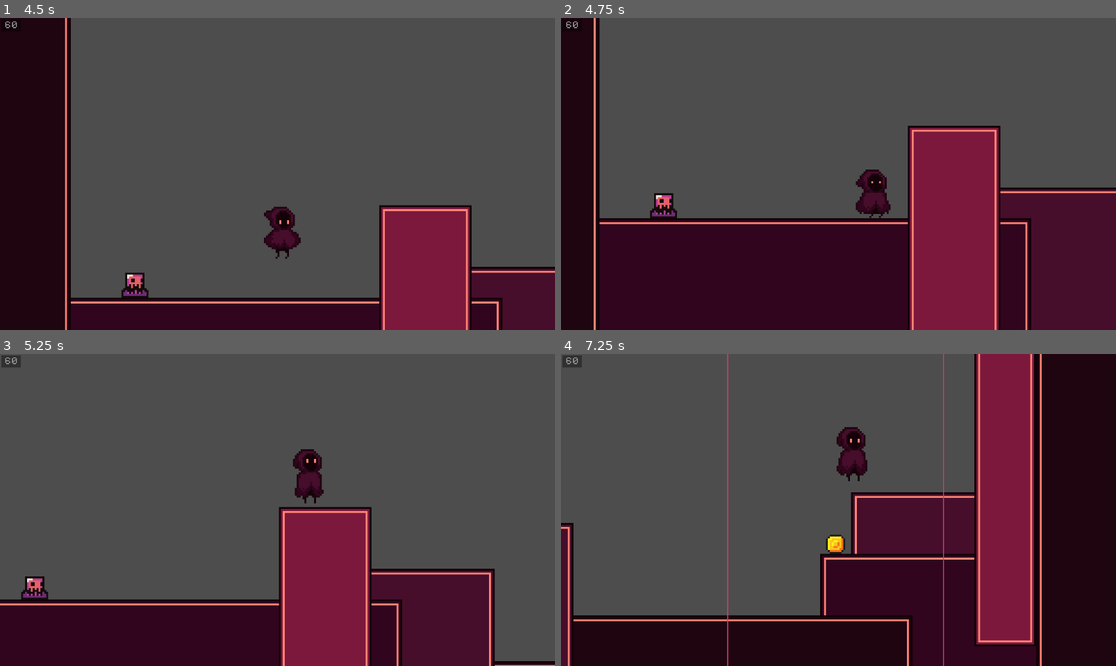
Above: before the commit, frames 1-4 (two rows, left to right).
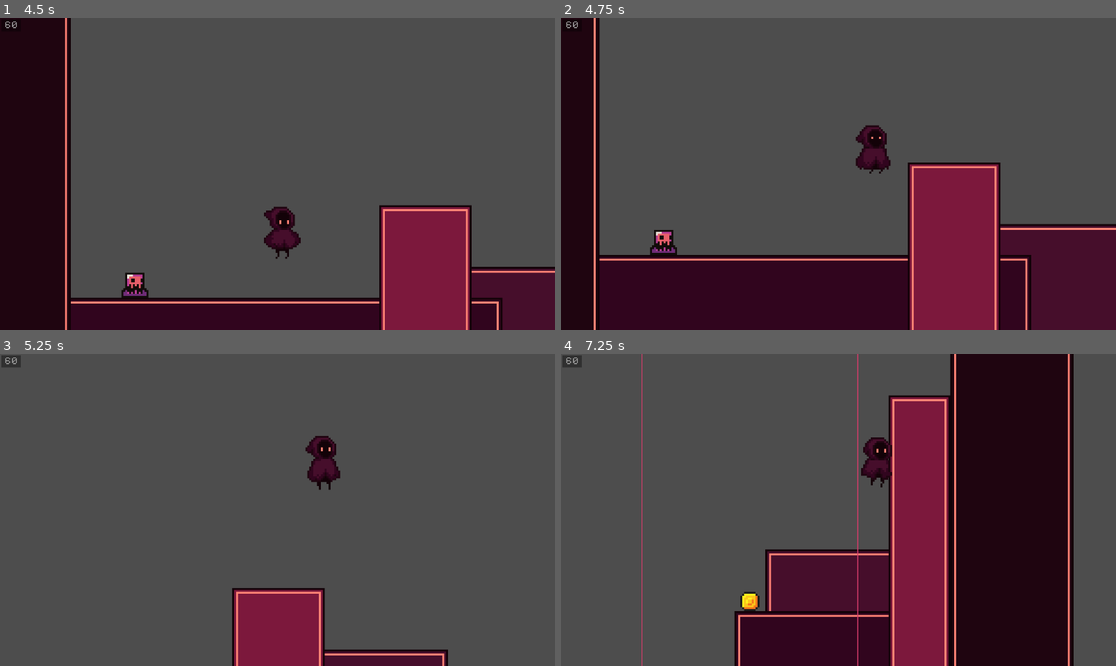
Above: after the commit, the same moments.

Repository: SuperDuperOrganisationsname/gmtk2024
Game: Godot game, scene res://scenes/game.tscn
Two runs of this game, one before a commit and one after it. Both use one fixed random seed, a clock stepped at 60 frames per second and the inputs below.
Inputs:
- Up to frame 1 (4.5 s): hold D (move_right) 0.53-2.03 s; tap Space (jump) at 0.6, 0.77, 1.07, 1.52, 1.55, 1.82, 2.3, 3.02, 3.05, 3.32, 3.77, 3.8, 4.07 s; tap J (attack) at 1.35 s; hold H (shrink) 2.03-2.78 s; hold A (move_left) 2.03-4.28 s; tap L (strech) at 2.85 s; tap / (swap_scale_mode) at 3.6 s; hold D (move_right) from 4.28 s (still down); tap K (throw) at 4.35 s
- Up to frame 2 (4.75 s): keep holding D (move_right); tap Space (jump) at 4.52, 4.55 s
- Up to frame 3 (5.25 s): keep holding D (move_right); tap Space (jump) at 4.82 s; tap R (toggle_scale_item) at 5.1 s
- Up to frame 4 (7.25 s): keep holding D (move_right); tap Space (jump) at 5.3, 6.02, 6.05, 6.32, 6.6, 6.77, 7.07 s; tap U (undo_scale) at 5.85 s

Frame 1 is identical in both runs. In frame 2, 14% of the frame differs, in the area x 6-100%, y 34-78%; in frame 3, 26%; in frame 4, 43%, in the area x 0-100%, y 0-100%.

Commit message:
added input buffer for jumps

Diff:
--- a/scenes/player.tscn
+++ b/scenes/player.tscn
@@ -839,5 +839,6 @@
 one_shot = true
 
 [node name="InputBuffer" type="Timer" parent="."]
+one_shot = true
 
 [connection signal="animation_finished" from="AnimationTree" to="." method="_on_animation_tree_animation_finished"]
--- a/scripts/player.gd
+++ b/scripts/player.gd
@@ -47,7 +47,9 @@
 		velocity.y = 0
 
 	# Handle jump.
-	if Input.is_action_just_pressed("jump") and coyote_timer.time_left > 0:
+	if Input.is_action_just_pressed("jump"):
+		input_buffer.start(jump_buffer_time)
+	if input_buffer.time_left > 0 and coyote_timer.time_left > 0:
 		coyote_timer.stop()
 		velocity.y = JUMP_VELOCITY
 
